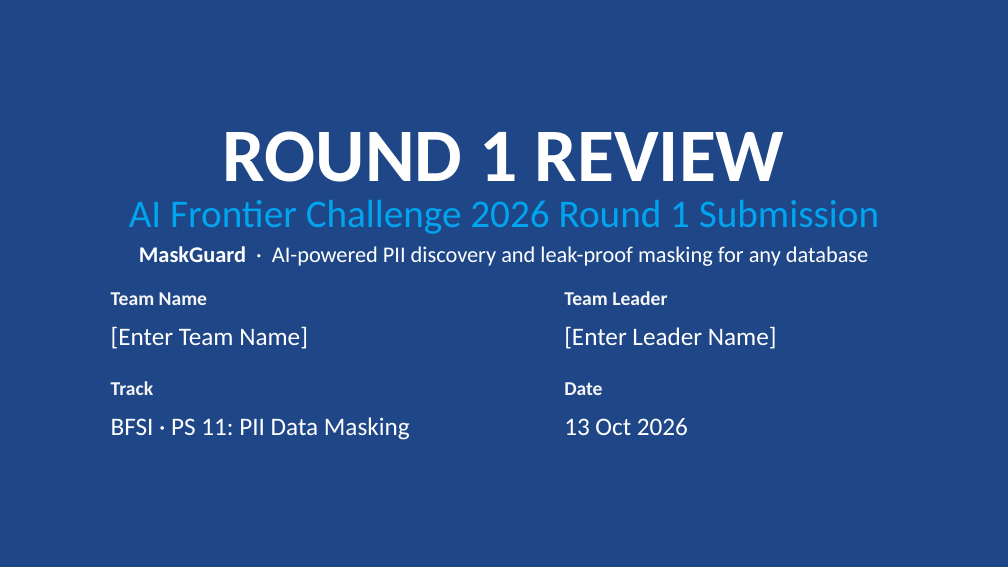
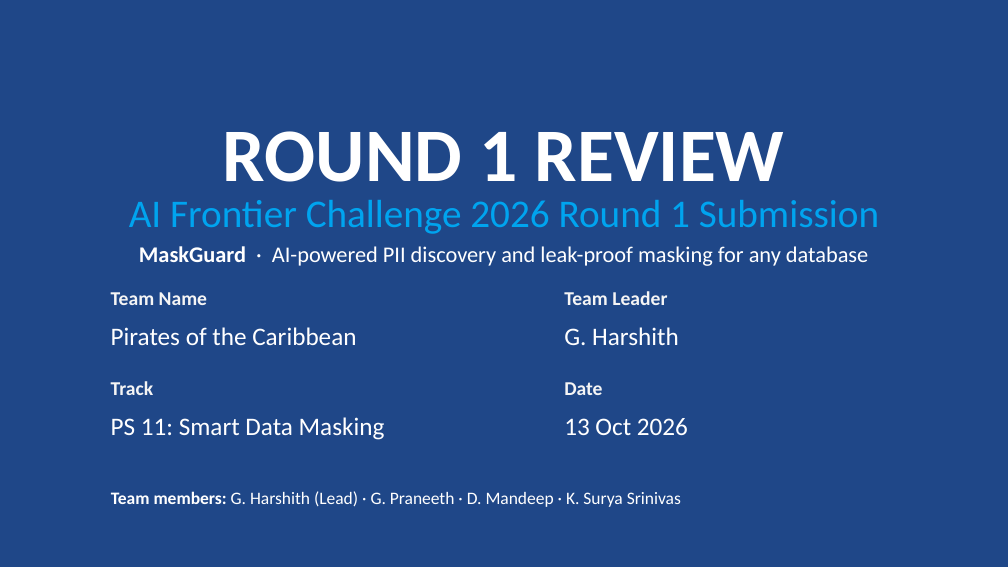
Before and after one commit to hotaro6754/mask, a slide deck: slide 1 of docs/MaskGuard_Round1_Submission.pptx. Drawn at 1008x567 pixels with LibreOffice and Linux fonts; fonts in the diff are those of the drawing. Boxes give left, top, right and bottom in pixels: in the first picture for what was removed or moved away, otherwise in the second. Text is boxed around its words. In the diff, an @@ line names an element or a change of style, - is before the commit and + after.

```diff
--- a/docs/MaskGuard_Round1_Submission.pptx
+++ b/docs/MaskGuard_Round1_Submission.pptx
@@ text at (x1=111, y1=327, x2=356, y2=345): text changed @@
-[Enter Team Name]
+Pirates of the Caribbean
@@ text at (x1=564, y1=327, x2=679, y2=345): text changed @@
-[Enter Leader Name]
+G. Harshith
@@ text at (x1=111, y1=417, x2=385, y2=440): text changed @@
-BFSI · PS 11: PII Data Masking
+PS 11: Smart Data Masking
@@ text added at (x1=111, y1=491, x2=681, y2=507), 12.5 pt, text #FFFFFF @@
+Team members: G. Harshith (Lead) · G. Praneeth · D. Mandeep · K. Surya Srinivas
```
Also in this commit, not shown: 1 other slide changed.
